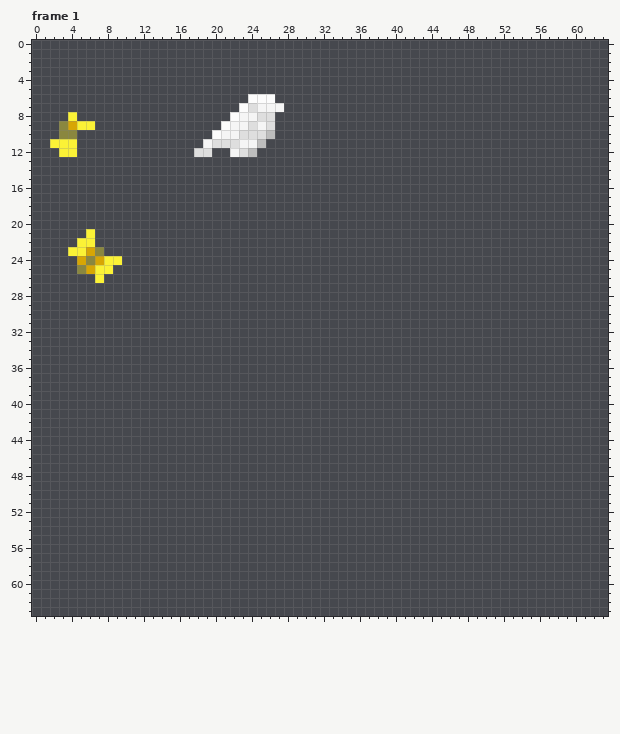
Edited in one commit: pixel-art file (Assets/Aseprite/Doodads.aseprite). Above is the file before it was changed.
64x64 pixels, 5 frames. Colours within 5 levels of each other are drawn and written as one. Shown: frame 1. The commit also changed other frames, which this record leaves out.
The same view after the edit:
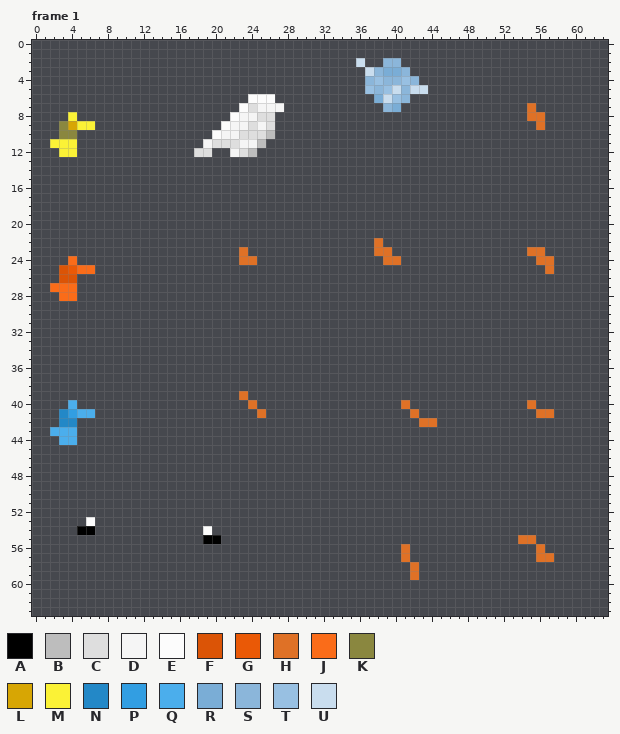
Palette (. is transparent): A #000000  B #bdbdbd  C #dedede  D #f5f5f5  E #fcfcfc  F #db5406  G #ea5906  H #df7126  J #fa6c19  K #8a873f  L #d7a604  M #fbf236  N #2388c7  P #329ee2  Q #4baeec  R #7aadd6  S #8bb6da  T #98c0e2  U #c9ddee
What changed:
Frame 1:
y 2: x 36 . -> U; x 39..40 .. -> SS
y 3: x 37..41 ..... -> USRRS
y 4: x 37..42 ...... -> STSSTS
y 5: x 37..43 ....... -> TSTUSUU
y 6: x 38..41 .... -> RUTS
y 7: x 39..40 .. -> SR; x 55 . -> H
y 8: x 55..56 .. -> HH
y 9: x 56 . -> H
y 21: x 6 M -> .
y 22: x 5..6 MM -> ..; x 38 . -> H
y 23: x 4..7 MMLK -> ....; x 23 . -> H; x 38..39 .. -> HH; x 55..56 .. -> HH
y 24: x 4..9 .LKLMM -> J.....; x 23..24 .. -> HH; x 39..40 .. -> HH; x 56..57 .. -> HH
y 25: x 3..8 ..KLMM -> FGJJ..; x 57 . -> H
y 26: x 3..4 .. -> FF; x 7 M -> .
y 27: x 2..4 ... -> JJJ
y 28: x 3..4 .. -> JJ
y 39: x 23 . -> H
y 40: x 4 . -> Q; x 24 . -> H; x 41 . -> H; x 55 . -> H
y 41: x 3..6 .... -> NPQQ; x 25 . -> H; x 42 . -> H; x 56..57 .. -> HH
y 42: x 3..4 .. -> NN; x 43..44 .. -> HH
y 43: x 2..4 ... -> QQQ
y 44: x 3..4 .. -> QQ
y 53: x 6 . -> E
y 54: x 5..6 .. -> AA; x 19 . -> E
y 55: x 19..20 .. -> AA; x 54..55 .. -> HH
y 56: x 41 . -> H; x 56 . -> H
y 57: x 41 . -> H; x 56..57 .. -> HH
y 58..59: x 42 . -> H
